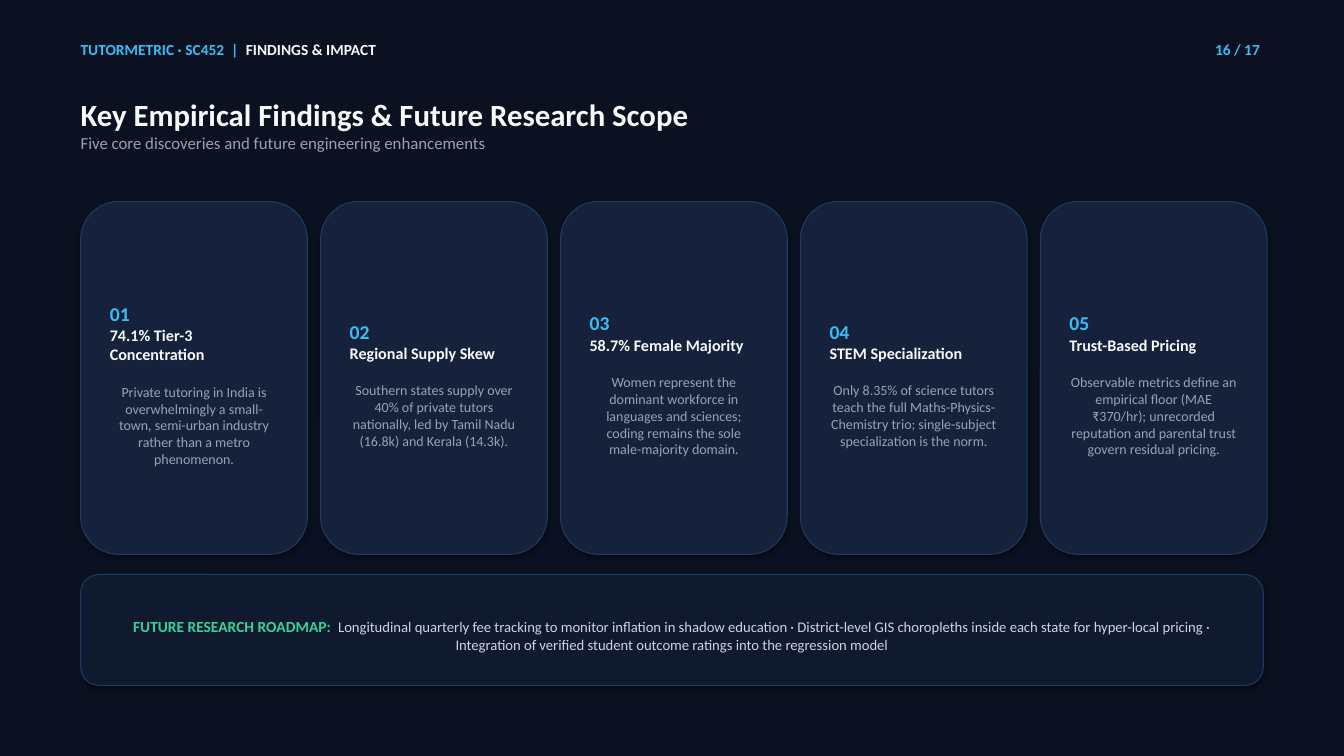
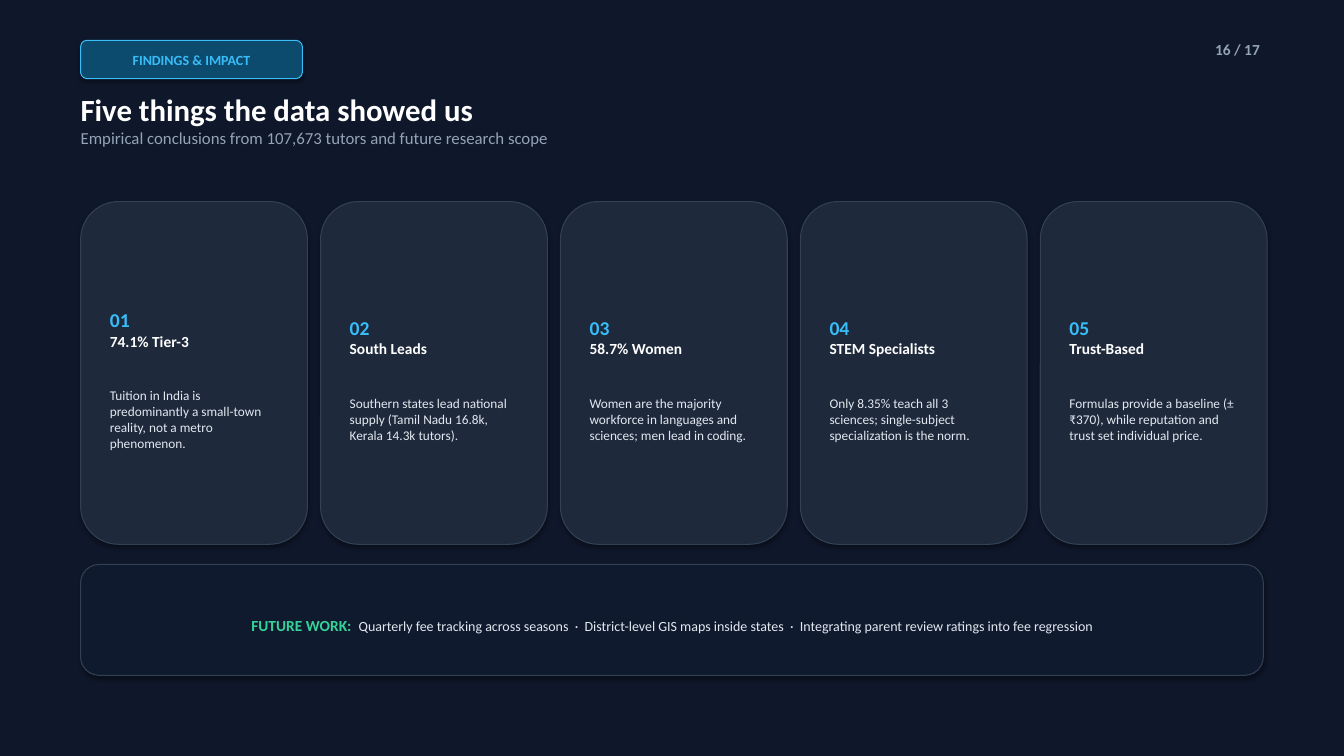
Before and after one commit to nilesh7757/BMPTUTORS, a slide deck: slide 16 of project_showcase_bundle/BMP_Tutors_Deck_Full.pptx. Drawn at 1344x756 pixels with LibreOffice and Linux fonts; fonts in the diff are those of the drawing. Boxes give left, top, right and bottom in pixels: in the first picture for what was removed or moved away, otherwise in the second. Text is boxed around its words. In the diff, an @@ line names an element or a change of style, - is before the commit and + after.

```diff
--- a/project_showcase_bundle/BMP_Tutors_Deck_Full.pptx
+++ b/project_showcase_bundle/BMP_Tutors_Deck_Full.pptx
@@ rectangle at (0,0,1344,756): fill #0B1120 to #0F172A @@
@@ rounded rectangle "FINDINGS & IMPACT": place and size @@
-rounded rectangle "FINDINGS & IMPACT" at (81,45,376,55)
+rounded rectangle "FINDINGS & IMPACT" at (81,40,302,79)
@@ rounded rectangle "FINDINGS & IMPACT" at (81,40,302,79): vertical alignment top to middle; fill none to #0C4A6E; outline none to #38BDF8 0.75 pt; shadow on @@
@@ text in rounded rectangle at (133,56,250,65): text changed; size 11 to 10 pt @@
-TUTORMETRIC · SC452 | FINDINGS & IMPACT
+FINDINGS & IMPACT
@@ text "16 / 17" at (1215,44,1260,55): text colour #38BDF8 to #94A3B8 @@
@@ text at (81,99,548,147): text changed @@
-Key Empirical Findings & Future Research Scope
-Five core discoveries and future engineering enhancements
+Five things the data showed us
+Empirical conclusions from 107,673 tutors and future research scope
@@ rounded rectangle "01 74.1% Tier-3": place and size @@
-rounded rectangle "01 74.1% Tier-3" at (81,202,308,555)
+rounded rectangle "01 74.1% Tier-3" at (81,202,308,544)
@@ rounded rectangle "02 South Leads": place and size @@
-rounded rectangle "02 South Leads" at (321,202,547,555)
+rounded rectangle "02 South Leads" at (321,202,547,544)
@@ rounded rectangle "03 58.7% Women": place and size @@
-rounded rectangle "03 58.7% Women" at (561,202,787,555)
+rounded rectangle "03 58.7% Women" at (561,202,787,544)
@@ rounded rectangle "04 STEM Specialists": place and size @@
-rounded rectangle "04 STEM Specialists" at (801,202,1027,555)
+rounded rectangle "04 STEM Specialists" at (801,202,1027,544)
@@ fill #16223C to #1E293B; outline #1E3A66 0.75 pt to #334155 0.75 pt in 5 elements at (81,202,308,544), (801,202,1027,544), (321,202,547,544), (561,202,787,544), (1041,202,1267,544) @@
@@ rounded rectangle "05 Trust-Based": place and size @@
-rounded rectangle "05 Trust-Based" at (1041,202,1267,555)
+rounded rectangle "05 Trust-Based" at (1041,202,1267,544)
@@ text in rounded rectangle at (110,314,261,450): text changed; size 10 to 9.5 pt; text colour #94A3B8 to #E2E8F0 @@
-01
-74.1% Tier-3 Concentration
-Private tutoring in India is overwhelmingly a small-town, semi-urban industry rather than a metro phenomenon.
+01
+74.1% Tier-3
+Tuition in India is predominantly a small-town reality, not a metro phenomenon.
@@ text in rounded rectangle at (350,322,507,442): text changed; size 10 to 9.5 pt; text colour #94A3B8 to #E2E8F0 @@
-02
-Regional Supply Skew
-Southern states supply over 40% of private tutors nationally, led by Tamil Nadu (16.8k) and Kerala (14.3k).
+02
+South Leads
+Southern states lead national supply (Tamil Nadu 16.8k, Kerala 14.3k tutors).
@@ text in rounded rectangle at (590,322,746,443): text changed; size 10 to 9.5 pt; text colour #94A3B8 to #E2E8F0 @@
-03
-58.7% Female Majority
-Women represent the dominant workforce in languages and sciences; coding remains the sole male-majority domain.
+03
+58.7% Women
+Women are the majority workforce in languages and sciences; men lead in coding.
@@ text in rounded rectangle at (830,322,970,442): text changed; size 10 to 9.5 pt; text colour #94A3B8 to #E2E8F0 @@
-04
-STEM Specialization
-Only 8.35% of science tutors teach the full Maths-Physics-Chemistry trio; single-subject specialization is the norm.
+04
+STEM Specialists
+Only 8.35% teach all 3 sciences; single-subject specialization is the norm.
@@ text in rounded rectangle at (1069,322,1220,442): text changed; size 10 to 9.5 pt; text colour #94A3B8 to #E2E8F0 @@
-05
-Trust-Based Pricing
-Observable metrics define an empirical floor (MAE ₹370/hr); unrecorded reputation and parental trust govern residual pricing.
+05
+Trust-Based
+Formulas provide a baseline (±₹370), while reputation and trust set individual price.
@@ rounded rectangle "FUTURE WORK: Quarterly fee tracking ...": place and size @@
-rounded rectangle "FUTURE WORK: Quarterly fee tracking ..." at (81,575,1263,686)
+rounded rectangle "FUTURE WORK: Quarterly fee tracking ..." at (81,565,1263,676)
@@ rounded rectangle "FUTURE WORK: Quarterly fee tracking ..." at (81,565,1263,676): outline #1E3A66 0.75 pt to #334155 0.75 pt @@
@@ text in rounded rectangle at (251,621,1093,634): text changed; size 10.5 to 10 pt; text colour #CBD5E1 to #E2E8F0 @@
-FUTURE RESEARCH ROADMAP: Longitudinal quarterly fee tracking to monitor inflation in shadow education · District-level GIS choropleths inside each state for hyper-local pricing · Integration of verified student outcome ratings into the regression model
+FUTURE WORK: Quarterly fee tracking across seasons · District-level GIS maps inside states · Integrating parent review ratings into fee regression
```
Also in this commit, not shown: 16 other slides changed, 4 other files.
